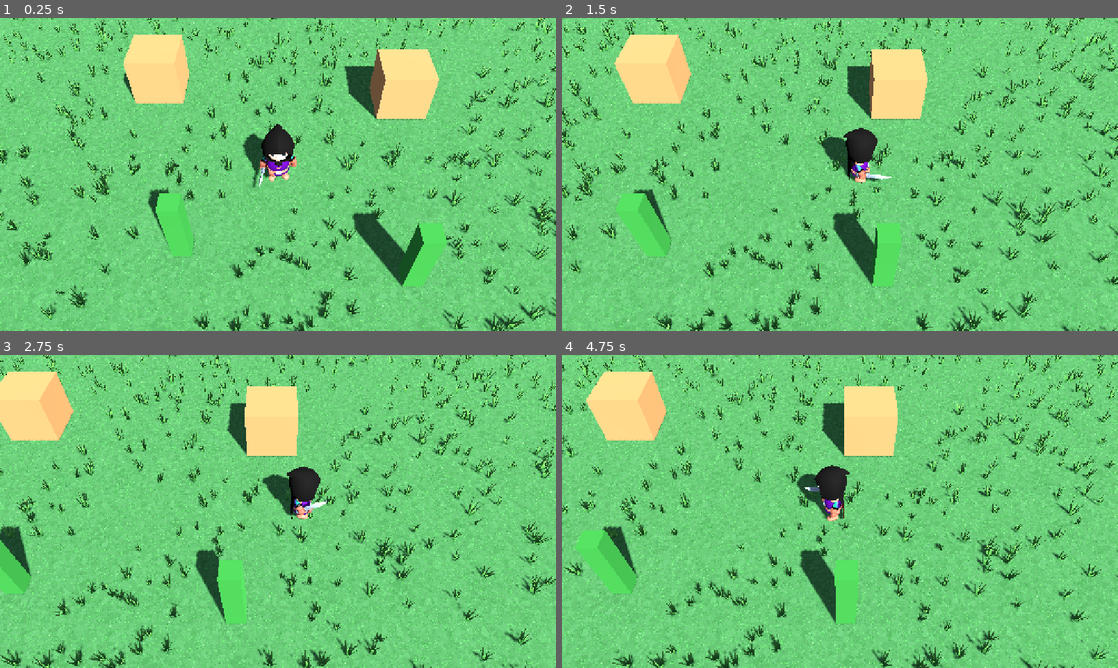
Above: before the commit, frames 1-4 (two rows, left to right).
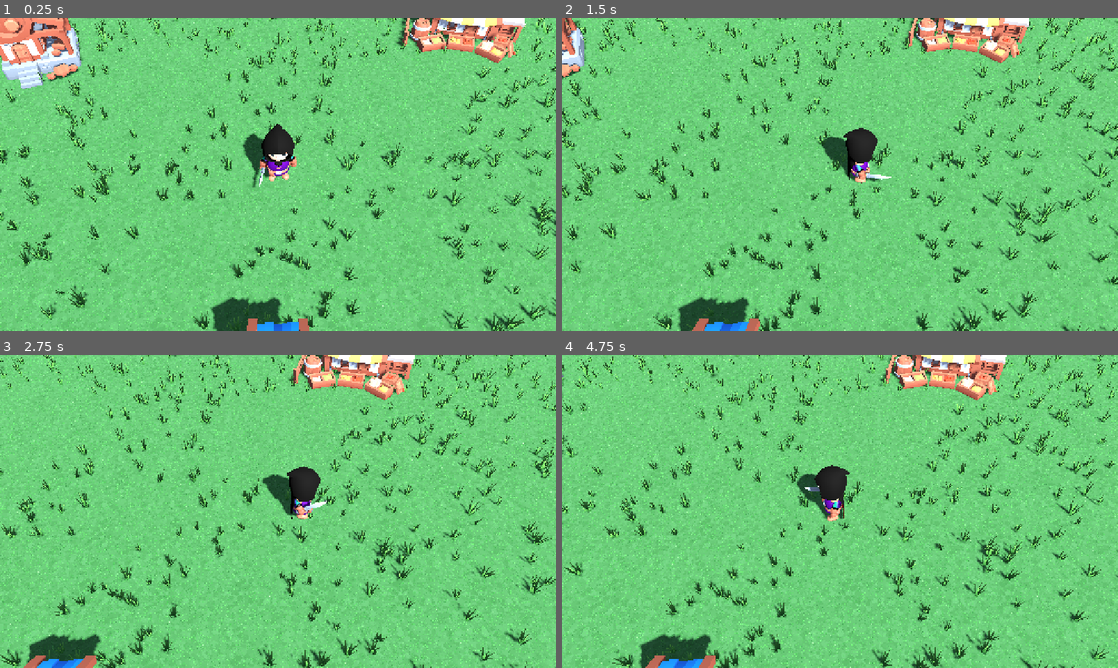
Above: after the commit, the same moments.

Repository: OuterHeavenX/godot-2.5D-rpg
Game: Godot game, scene res://src/world/main.tscn
Same seed, same stepped clock (60 frames per second), same inputs: the game is played once before the commit and once after it.
Inputs (mouse positions are in pixels of both pictures, inside the frame that each line leads up to):
- Up to frame 1 (0.25 s): no input
- Up to frame 2 (1.5 s): move the mouse to (962, 158) at 0.52 s; hold D (move_right) 0.53-1.25 s; click (962, 158) at 0.67 s; drag from (728, 190) to (812, 237) at 1.27 s
- Up to frame 3 (2.75 s): move the mouse to (333, 442) at 2.02 s; hold D (move_right) from 2.03 s (still down)
- Up to frame 4 (4.75 s): release D (move_right) at 2.75 s; drag from (812, 574) to (673, 464) at 2.77 s; move the mouse to (1006, 558) at 3.52 s; hold A (move_left) 3.53-4.25 s; drag from (673, 464) to (756, 433) at 4.27 s

The runs differ from the first frame. In frame 1, 14% of the frame differs, in the area x 0-95%, y 0-100%; in frame 2, 12%; in frame 3, 11%; in frame 4, 11%.

Commit message:
Medieval village: KayKit tavern, market, blacksmith, houses, and well

Diff:
--- a/src/world/main.tscn
+++ b/src/world/main.tscn
@@ -6,6 +6,7 @@
 [ext_resource type="Script" path="res://src/world/grass_field.gd" id="4_grassfield"]
 [ext_resource type="Texture2D" path="res://src/world/grass_ground.png" id="5_grasstex"]
 [ext_resource type="Script" path="res://src/world/stone_walls.gd" id="6_stonewalls"]
+[ext_resource type="Script" path="res://src/world/village.gd" id="7_village"]
 
 [sub_resource type="Environment" id="Environment_main"]
 background_mode = 1
@@ -26,20 +27,6 @@
 
 [sub_resource type="BoxShape3D" id="BoxShape3D_ground"]
 size = Vector3(60, 1, 60)
-
-[sub_resource type="BoxMesh" id="BoxMesh_house"]
-size = Vector3(2, 2, 2)
-
-[sub_resource type="StandardMaterial3D" id="StandardMaterial3D_house"]
-albedo_color = Color(0.7, 0.5, 0.3, 1)
-roughness = 0.8
-
-[sub_resource type="BoxMesh" id="BoxMesh_tree"]
-size = Vector3(0.6, 2.5, 0.6)
-
-[sub_resource type="StandardMaterial3D" id="StandardMaterial3D_tree"]
-albedo_color = Color(0.2, 0.5, 0.2, 1)
-roughness = 0.9
 
 [node name="Main" type="Node3D"]
 
@@ -74,28 +61,11 @@
 transform = Transform3D(1, 0, 0, 0, 1, 0, 0, 0, 1, 0, -0.5, 0)
 shape = SubResource("BoxShape3D_ground")
 
-[node name="House1" type="MeshInstance3D" parent="."]
-transform = Transform3D(1, 0, 0, 0, 1, 0, 0, 0, 1, -5, 1, -5)
-mesh = SubResource("BoxMesh_house")
-surface_material_override/0 = SubResource("StandardMaterial3D_house")
-
-[node name="House2" type="MeshInstance3D" parent="."]
-transform = Transform3D(1, 0, 0, 0, 1, 0, 0, 0, 1, 5, 1, -4)
-mesh = SubResource("BoxMesh_house")
-surface_material_override/0 = SubResource("StandardMaterial3D_house")
-
-[node name="Tree1" type="MeshInstance3D" parent="."]
-transform = Transform3D(1, 0, 0, 0, 1, 0, 0, 0, 1, -3, 1.25, 3)
-mesh = SubResource("BoxMesh_tree")
-surface_material_override/0 = SubResource("StandardMaterial3D_tree")
-
-[node name="Tree2" type="MeshInstance3D" parent="."]
-transform = Transform3D(1, 0, 0, 0, 1, 0, 0, 0, 1, 4, 1.25, 4)
-mesh = SubResource("BoxMesh_tree")
-surface_material_override/0 = SubResource("StandardMaterial3D_tree")
-
 [node name="Player" parent="." instance=ExtResource("2_player")]
 transform = Transform3D(1, 0, 0, 0, 1, 0, 0, 0, 1, 0, 0.1, 0)
+
+[node name="Village" type="Node3D" parent="."]
+script = ExtResource("7_village")
 
 [node name="TouchControls" parent="." instance=ExtResource("3_touch")]
 
--- /dev/null
+++ b/src/world/village.gd
@@ -0,0 +1,48 @@
+extends Node3D
+## A small medieval village built from authentic KayKit building models.
+## All models are board-game scale, so they're scaled 3x to fit the rogue.
+## Each building gets a collision box so the player can't walk through it.
+
+const SCALE_3X := 3.0
+
+# path, position, rotation_y (deg), collision footprint (x, z) at 1x
+const BUILDINGS := [
+	["res://src/world/buildings/tavern.gltf", Vector3(-11, 0, -7), 20.0, Vector2(1.17, 1.33)],
+	["res://src/world/buildings/market.gltf", Vector3(9, 0, -9), -15.0, Vector2(1.80, 1.32)],
+	["res://src/world/buildings/blacksmith.gltf", Vector3(17, 0, 3), -90.0, Vector2(1.29, 1.25)],
+	["res://src/world/buildings/house_a.gltf", Vector3(-15, 0, 7), 30.0, Vector2(0.80, 0.86)],
+	["res://src/world/buildings/house_b.gltf", Vector3(-7, 0, 17), -10.0, Vector2(0.87, 1.10)],
+	["res://src/world/buildings/house_a.gltf", Vector3(13, 0, 15), 160.0, Vector2(0.80, 0.86)],
+	["res://src/world/buildings/well.gltf", Vector3(0, 0, 7), 0.0, Vector2(0.65, 0.75)],
+]
+
+func _ready() -> void:
+	var collision_body := StaticBody3D.new()
+	collision_body.name = "VillageCollision"
+	add_child(collision_body)
+	for spec in BUILDINGS:
+		var path: String = str(spec[0])
+		var pos: Vector3 = spec[1]
+		var rot_y: float = deg_to_rad(float(spec[2]))
+		var footprint: Vector2 = spec[3]
+		var packed := load(path) as PackedScene
+		if packed == null:
+			push_error("village: failed to load " + path)
+			continue
+		var inst := packed.instantiate() as Node3D
+		inst.position = pos
+		inst.rotation.y = rot_y
+		inst.scale = Vector3.ONE * SCALE_3X
+		add_child(inst)
+		# Collision box, slightly inset from the visual footprint.
+		var cs := CollisionShape3D.new()
+		var box := BoxShape3D.new()
+		var sx := footprint.x * SCALE_3X * 0.92
+		var sz := footprint.y * SCALE_3X * 0.92
+		# Rotate the footprint with the building (only 90-degree-ish aware via abs).
+		var c: float = abs(cos(rot_y))
+		var s: float = abs(sin(rot_y))
+		box.size = Vector3(sx * c + sz * s, 4.0, sx * s + sz * c)
+		cs.shape = box
+		cs.position = pos + Vector3(0, 2.0, 0)
+		collision_body.add_child(cs)
Binary file added: src/world/buildings/blacksmith.bin
Not shown, added: src/world/buildings/blacksmith.gltf
Not shown, added: src/world/buildings/blacksmith.gltf.import
Binary file added: src/world/buildings/hexagons_medieval.png
Not shown, added: src/world/buildings/hexagons_medieval.png.import
Binary file added: src/world/buildings/house_a.bin
Not shown, added: src/world/buildings/house_a.gltf
Not shown, added: src/world/buildings/house_a.gltf.import
Binary file added: src/world/buildings/house_b.bin
Not shown, added: src/world/buildings/house_b.gltf
Not shown, added: src/world/buildings/house_b.gltf.import
Binary file added: src/world/buildings/market.bin
(and 12 more such lines)
